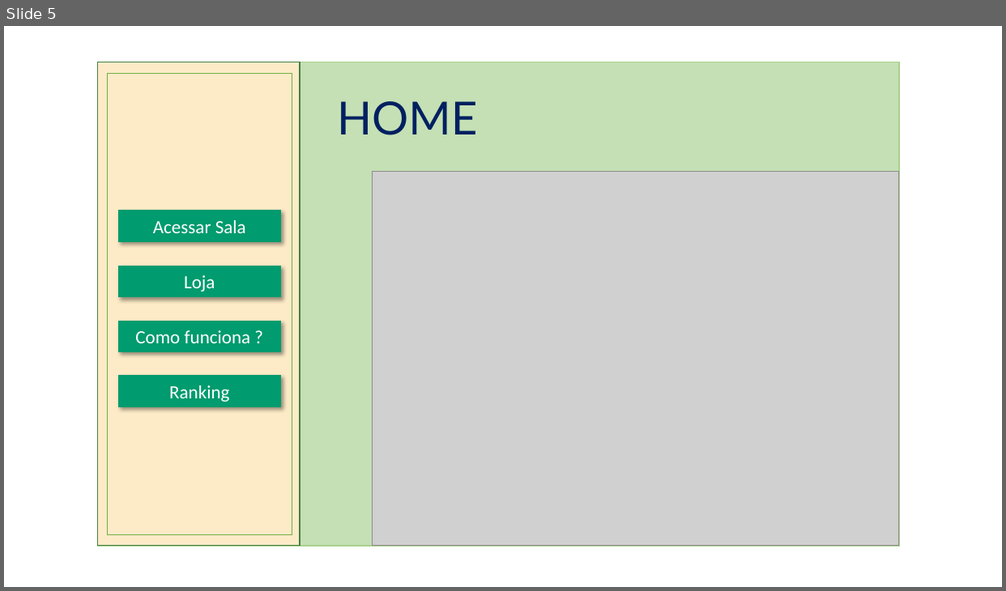
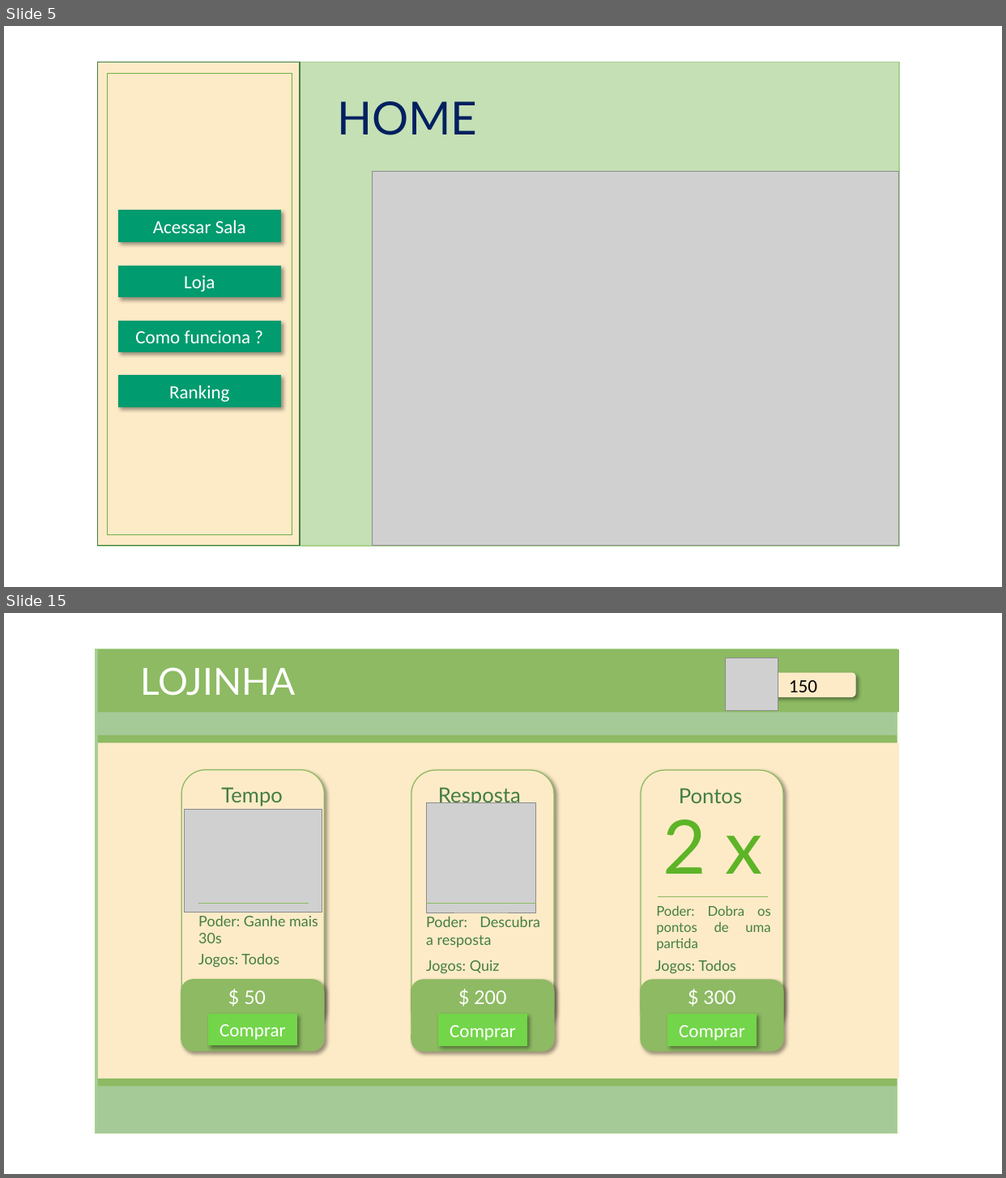
Before and after one commit to NathanReis/FTT-Recicla, a slide deck: Documentacao Projeto/Protótipo_Visual.pptx. Shown one above the other, each under a label of ours: slide 5 before the commit, slides 5 and 15 after it; the slides between them are not shown. The pictures are 1006x591 and 1006x1178 pixels, drawn with LibreOffice and Linux fonts; fonts in the diff are those of the drawing; grey boxes stand for pictures. Boxes give left, top, right and bottom in pixels: in the first picture for what was removed or moved away, otherwise in the second. Text is boxed around its words. In the diff, an @@ line names an element or a change of style, - is before the commit and + after.

```diff
--- a/Documentacao Projeto/Protótipo_Visual.pptx
+++ b/Documentacao Projeto/Protótipo_Visual.pptx
@@ slide 15 added at [4, 613, 1002, 1174], background #FFFFFF @@
@@ rectangle added at [96, 649, 897, 1133], fill #A5CA97, outline #A9D18E 1 pt @@
@@ rectangle added at [98, 649, 898, 713], fill #8DBA62 @@
@@ picture added at [726, 658, 778, 711] @@
@@ text added at [140, 667, 296, 696], 36 pt, text #FFFFFF @@
+LOJINHA
@@ rounded rectangle added at [750, 673, 856, 697], fill #FDEBC7, 18 pt, text #000000 @@
+150
@@ rectangle added at [98, 735, 897, 1086], fill #8DBA62 @@
@@ rounded rectangle added at [98, 743, 898, 1080], fill #FDEBC7 @@
@@ group added at [641, 770, 784, 1051]: 5 texts, 2 rounded rectangles, 1 rectangle, 1 line @@
+Pontos
+Poder: Dobra os pontos de uma partida
+$ 300
+Comprar
+Jogos: Todos
+2 x
@@ group added at [181, 770, 325, 1051]: 4 texts, 2 rounded rectangles, 1 picture, 1 rectangle, 1 line @@
+Tempo
+Poder: Ganhe mais 30s
+$ 50
+Comprar
+Jogos: Todos
@@ group added at [411, 770, 554, 1051]: 4 texts, 2 rounded rectangles, 1 rectangle, 1 picture, 1 line @@
+Resposta
+Poder: Descubra a resposta
+$ 200
+Comprar
+Jogos: Quiz
```
Also in this commit, not shown: 1 slide changed, 10 other slides added.
